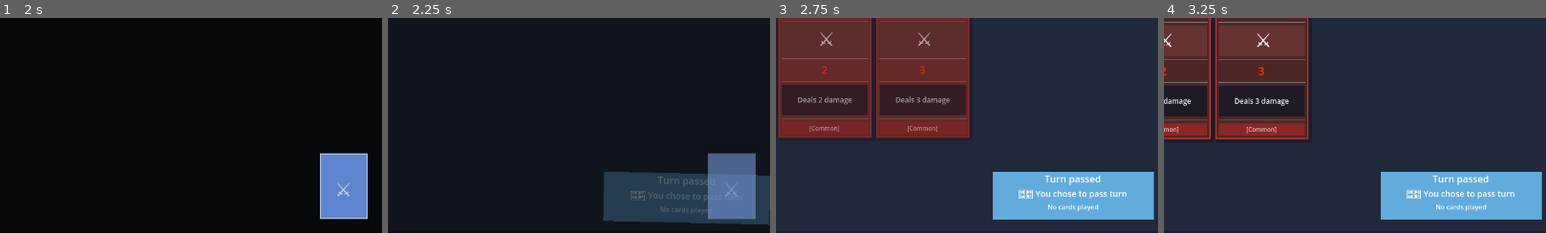
Above: before the commit, frames 1-4 (left to right).
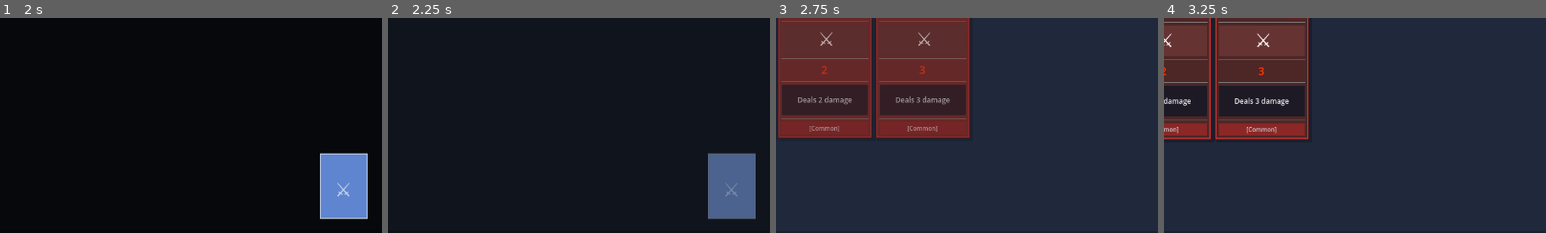
Above: after the commit, the same moments.

Repository: lextrack/Cards
Game: Godot game, scene res://scenes/MainMenu.tscn
Two runs of this game, one before a commit and one after it. Both use one fixed random seed, a clock stepped at 60 frames per second and the inputs below.
Inputs (mouse positions are % of the whole screen's width and height, from its top left):
- Up to frame 1 (2 s): click "START GAME" at 0.5 s; click "🎮 PLAY NORMAL" at 1.25 s
- Up to frame 2 (2.25 s): click "End Turn" at 2 s
- Up to frame 3 (2.75 s): no input
- Up to frame 4 (3.25 s): tap Enter (ui_accept) at 2.75, 3.02 s; move the mouse to (31, 55) at 2.77 s; hold Right (ui_right) from 2.78 s (still down); hold H (gamepad_start) from 2.78 s (still down); click (31, 55) at 2.92 s
The pictures show only the part of the screen within x 50-100%, y 43-93%; the shares and areas given below are measured in that part.

Frame 1 is identical in both runs. In frame 2, 7.6% of the frame differs, in the area x 56-100%, y 71-97%; in frame 3, 9.4%, in the area x 56-99%, y 71-94%; in frame 4, 9.4%.
Error in both runs: Invalid call. Nonexistent function 'get_deck_size' in base 'Nil'. (res://scripts/GameManager.gd:37)

Commit message:
Minor chnages en Main and Player (AI has no sound)

Diff:
--- a/scenes/Main.tscn
+++ b/scenes/Main.tscn
@@ -1,8 +1,7 @@
-[gd_scene load_steps=9 format=3 uid="uid://cgocqq54tsr6v"]
+[gd_scene load_steps=8 format=3 uid="uid://cgocqq54tsr6v"]
 
 [ext_resource type="Script" uid="uid://dpwskmlvgg420" path="res://scripts/Main.gd" id="1_main"]
 [ext_resource type="Script" uid="uid://c4bcluymhr1ap" path="res://scripts/AudioManager.gd" id="2_vcsgt"]
-[ext_resource type="AudioStream" uid="uid://cfpivtf0scv5x" path="res://audio/sfx/CardDraw.wav" id="3_jlsqs"]
 [ext_resource type="AudioStream" uid="uid://ckxka8g2wos1g" path="res://audio/sfx/AttackSound.wav" id="4_c01mt"]
 [ext_resource type="AudioStream" uid="uid://cnsi1ofavhclr" path="res://audio/sfx/HealPlayer.wav" id="7_lhr70"]
 [ext_resource type="AudioStream" uid="uid://bto1wej75tun2" path="res://audio/sfx/TurnChange.wav" id="8_jlsqs"]
@@ -27,7 +26,6 @@
 volume_db = -3.0
 
 [node name="CardDrawPlayer" type="AudioStreamPlayer" parent="AudioManager/CardSounds"]
-stream = ExtResource("3_jlsqs")
 
 [node name="CardHoverPlayer" type="AudioStreamPlayer" parent="AudioManager/CardSounds"]
 
--- a/scripts/GameNotification.gd
+++ b/scripts/GameNotification.gd
@@ -11,10 +11,10 @@
 const PRIORITY_DURATION = 3.0
 
 enum NotificationPriority {
-	LOW,      # Información general
-	NORMAL,   # Eventos de juego
-	HIGH,     # Eventos importantes
-	CRITICAL  # Game over, errores
+	LOW,
+	NORMAL,
+	HIGH,
+	CRITICAL
 }
 
 var tween: Tween
@@ -30,7 +30,7 @@
 
 func _ready():
 	if not _validate_nodes():
-		push_error("GameNotification: Nodos críticos faltantes")
+		push_error("GameNotification: Critical nodes missing")
 		return
 
 	_initialize_notification()
@@ -149,64 +149,6 @@
 	rotation = 0.0
 	is_showing = false
 	visible = false
-
-func show_auto_end_turn_notification(reason: String):
-	var title = "Turn ended automatically"
-	var text = ""
-	var detail = ""
-	var color = Color(0.6, 0.6, 0.6, 0.95)
-	var priority = NotificationPriority.NORMAL
-
-	match reason:
-		"no_cards":
-			text = "🚫 No cards in hand"
-			detail = "No more cards to play"
-		"limit_reached":
-			text = "🎯 Card limit reached"
-			detail = "You've played all allowed cards"
-		"no_mana":
-			text = "⚡ Not enough mana"
-			detail = "No cards can be played"
-		"pass_turn":
-			title = "Turn passed"
-			text = "⏭️ You chose to pass turn"
-			detail = "No cards played"
-			color = Color(0.4, 0.7, 0.9, 0.95)
-		"timeout":
-			title = "Time limit exceeded"
-			text = "⏰ Turn time expired"
-			detail = "Turn ended automatically"
-			color = Color(0.8, 0.4, 0.2, 0.95)
-		_:
-			text = "⏹️ Turn ended"
-			detail = "Reason: " + reason
-
-	var config = NotificationConfig.new(title, text, detail, color, GameBalance.get_timer_delay("notification_auto_turn"))
-	config.priority = priority
-	show_notification_from_config(config)
-
-func show_card_draw_notification(player_name: String, cards_drawn: int, from_deck: bool = true):
-	var title = player_name + " drew card" + ("s" if cards_drawn > 1 else "")
-	var text = ""
-	var detail = ""
-	var color = Color(0.2, 0.6, 0.9, 0.95)
-
-	if from_deck:
-		text = "📥 " + str(cards_drawn) + " card" + ("s" if cards_drawn > 1 else "") + " from deck"
-		detail = "New options available"
-	else:
-		text = "🔄 Starting hand: " + str(cards_drawn) + " cards"
-		detail = "Let the battle begin!"
-
-	queue_notification(title, text, detail, color, GameBalance.get_timer_delay("notification_draw"))
-
-func show_reshuffle_notification(player_name: String, cards_reshuffled: int):
-	var title = player_name + " reshuffled cards"
-	var text = "♻️ " + str(cards_reshuffled) + " cards to deck"
-	var detail = "Used cards are available again!"
-	var color = Color(0.8, 0.6, 0.2, 0.95)
-
-	queue_notification(title, text, detail, color, GameBalance.get_timer_delay("notification_reshuffle"))
 
 func show_damage_bonus_notification(turn_number: int, bonus: int):
 	var title = "Damage bonus activated!"
@@ -349,24 +291,8 @@
 		"max_queue_size": MAX_QUEUE_SIZE
 	}
 
-func debug_show_test_notification():
-	if OS.is_debug_build():
-		var config = NotificationConfig.new("🔧 DEBUG", "Test notification", "This is a test notification")
-		config.color = Color.YELLOW
-		config.priority = NotificationPriority.HIGH
-		show_notification_from_config(config)
-
-func get_queue_preview() -> Array:
-	var preview = []
-	for notification in notification_queue:
-		preview.append({
-			"title": notification.title,
-			"timestamp": notification.timestamp
-		})
-	return preview
+func has_pending_notifications() -> bool:
+	return notification_queue.size() > 0 or is_showing
 
 func is_queue_full() -> bool:
 	return notification_queue.size() >= MAX_QUEUE_SIZE
-
-func has_pending_notifications() -> bool:
-	return notification_queue.size() > 0 or is_showing
--- a/scripts/Main.gd
+++ b/scripts/Main.gd
@@ -14,7 +14,7 @@
 @onready var ui_layer = $UILayer
 @onready var top_panel_bg = $UILayer/TopPanel/TopPanelBG
 @onready var damage_bonus_label = $UILayer/TopPanel/StatsContainer/CenterInfo/DamageBonusLabel
-@onready var audio_manager: AudioManager = $AudioManager
+@onready var audio_manager = $AudioManager
 
 var ui_manager: UIManager
 var game_manager: GameManager
@@ -221,11 +221,9 @@
 	player.shield_changed.connect(ui_manager.update_player_shield)
 	player.player_died.connect(_on_player_died)
 	player.hand_changed.connect(_on_player_hand_changed)
-	player.deck_reshuffled.connect(_on_deck_reshuffled.bind("Player"))
 	player.cards_played_changed.connect(_on_player_cards_played_changed)
 	player.turn_changed.connect(_on_turn_changed)
 	player.card_drawn.connect(_on_player_card_drawn)
-	player.auto_turn_ended.connect(_on_auto_turn_ended)
 	player.damage_taken.connect(_on_player_damage_taken)
 	player.hp_changed.connect(_on_player_hp_changed)
 	player.shield_changed.connect(_on_player_shield_changed)
@@ -235,7 +233,6 @@
 	ai.mana_changed.connect(ui_manager.update_ai_mana)
 	ai.shield_changed.connect(ui_manager.update_ai_shield)
 	ai.player_died.connect(_on_ai_died)
-	ai.deck_reshuffled.connect(_on_deck_reshuffled.bind("AI"))
 	ai.ai_card_played.connect(_on_ai_card_played)
 
 func start_player_turn():
@@ -290,7 +287,6 @@
 	ui_manager.update_turn_button_text(player, end_turn_button, input_manager.gamepad_mode)
 
 	if is_player_turn and player.get_hand_size() == 0:
-		#game_notification.show_auto_end_turn_notification("no_cards")
 		await game_manager.end_turn_no_cards()
 		start_ai_turn()
 
@@ -300,23 +296,15 @@
 	ui_manager.update_cards_played_info(cards_played, max_cards, difficulty)
 
 	if cards_played >= max_cards:
-		#game_notification.show_auto_end_turn_notification("limit_reached")
 		await game_manager.end_turn_limit_reached()
 		start_ai_turn()
 	elif is_player_turn and player.get_hand_size() == 0:
-		#game_notification.show_auto_end_turn_notification("no_cards")
 		await game_manager.end_turn_no_cards()
 		start_ai_turn()
-
-func _on_card_drawn(player_name: String, cards_count: int, from_deck: bool):
-	audio_helper.play_card_draw_sound()
-	game_notification.show_card_draw_notification(player_name, cards_count, from_deck)
 
 func _on_player_card_drawn(cards_count: int, from_deck: bool):
 	await get_tree().create_timer(0.5).timeout
 	audio_helper.play_card_draw_sound()
-
-	game_notification.show_card_draw_notification("Player", cards_count, from_deck)
 
 func _on_turn_changed(turn_num: int, damage_bonus: int):
 	if damage_bonus > 0 and GameBalance.is_damage_bonus_turn(turn_num):
@@ -328,23 +316,6 @@
 	ui_manager.update_all_labels(player, ai)
 	ui_manager.update_damage_bonus_indicator(player, damage_bonus_label)
 
-func _on_deck_reshuffled(player_name: String):
-	audio_helper.play_deck_shuffle_sound()
-	var cards_reshuffled = player.deck.size() if player_name == "Player" else ai.deck.size()
-	game_notification.show_reshuffle_notification(player_name, cards_reshuffled)
-	ui_manager.show_reshuffle_info(player_name)
-	await get_tree().create_timer(2.0).timeout
-
-func _on_auto_turn_ended(reason: String):
-	game_notification.show_auto_end_turn_notification(reason)
-	await get_tree().create_timer(0.5).timeout
-
-	if game_manager.should_restart_for_no_cards():
-		await game_manager.restart_for_no_cards()
-		return
-
-	start_ai_turn()
-
 func _on_player_died():
 	cleanup_notifications()
 	audio_helper.play_lose_sound()
@@ -358,7 +329,6 @@
 	restart_game()
 
 func _on_ai_card_played(card: CardData):
-	audio_helper.play_card_play_sound(card.card_type)
 	ai_notification.show_card_notification(card, "AI")
 
 func _on_ai_died():
@@ -399,8 +369,6 @@
 	end_turn_button.release_focus()
 	audio_helper.play_notification_sound()
 
-	game_notification.show_auto_end_turn_notification("pass_turn")
-
 	if game_manager.should_restart_for_no_cards():
 		await game_manager.restart_for_no_cards()
 		return
--- a/scripts/Player.gd
+++ b/scripts/Player.gd
@@ -24,12 +24,10 @@
 signal player_died
 signal hand_changed
 signal deck_empty
-signal deck_reshuffled
 signal cards_played_changed(cards_played: int, max_cards: int)
 signal turn_changed(turn_num: int, damage_bonus: int)
 signal ai_card_played(card: CardData)
 signal card_drawn(cards_count: int, from_deck: bool)
-signal auto_turn_ended(reason: String)
 signal damage_taken(damage_amount: int)
 
 func _ready():
@@ -61,10 +59,8 @@
 
 func draw_card() -> bool:
 	if deck.size() == 0 and discard_pile.size() > 0:
-		var cards_to_reshuffle = discard_pile.size()
 		deck = DeckManager.create_discard_pile_deck(discard_pile)
 		discard_pile.clear()
-		deck_reshuffled.emit()
 
 	if deck.size() > 0 and hand.size() < max_hand_size:
 		hand.append(deck.pop_back())
@@ -143,7 +139,6 @@
 				damage_dealt = total_damage
 				target.take_damage(total_damage)
 
-				# NUEVO: Solo reproducir sonido si NO es IA
 				if not is_ai and StatisticsManagers:
 					StatisticsManagers.combat_action("damage_dealt", damage_dealt)
 		"heal":
@@ -151,29 +146,7 @@
 		"shield":
 			add_shield(card.shield)
 
-	call_deferred("check_auto_end_turn")
-
 	return true
-
-func check_auto_end_turn():
-	if cards_played_this_turn >= get_max_cards_per_turn():
-		#auto_turn_ended.emit("limit_reached")
-		return true
-
-	if hand.size() == 0:
-		#auto_turn_ended.emit("no_cards")
-		return true
-
-	var playable_cards = []
-	for card in hand:
-		if can_play_card(card):
-			playable_cards.append(card)
-
-	if playable_cards.size() == 0 and current_mana > 0:
-		auto_turn_ended.emit("no_mana")
-		return true
-
-	return false
 
 func get_hand_size() -> int:
 	return hand.size()
